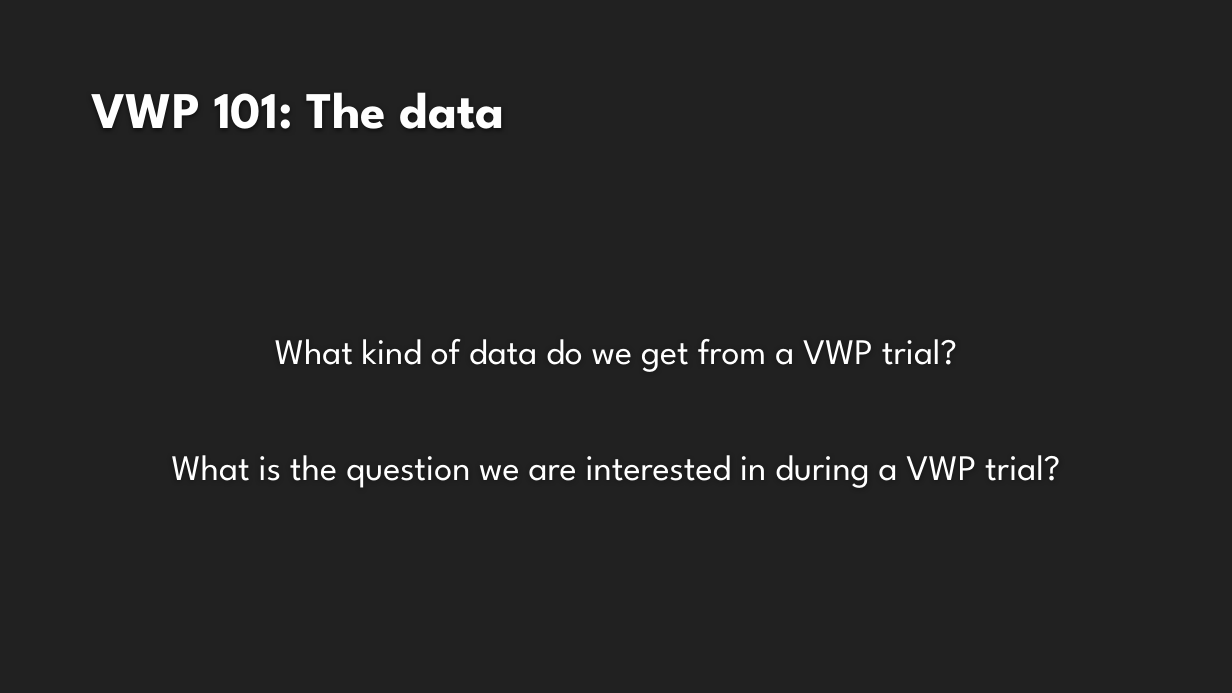
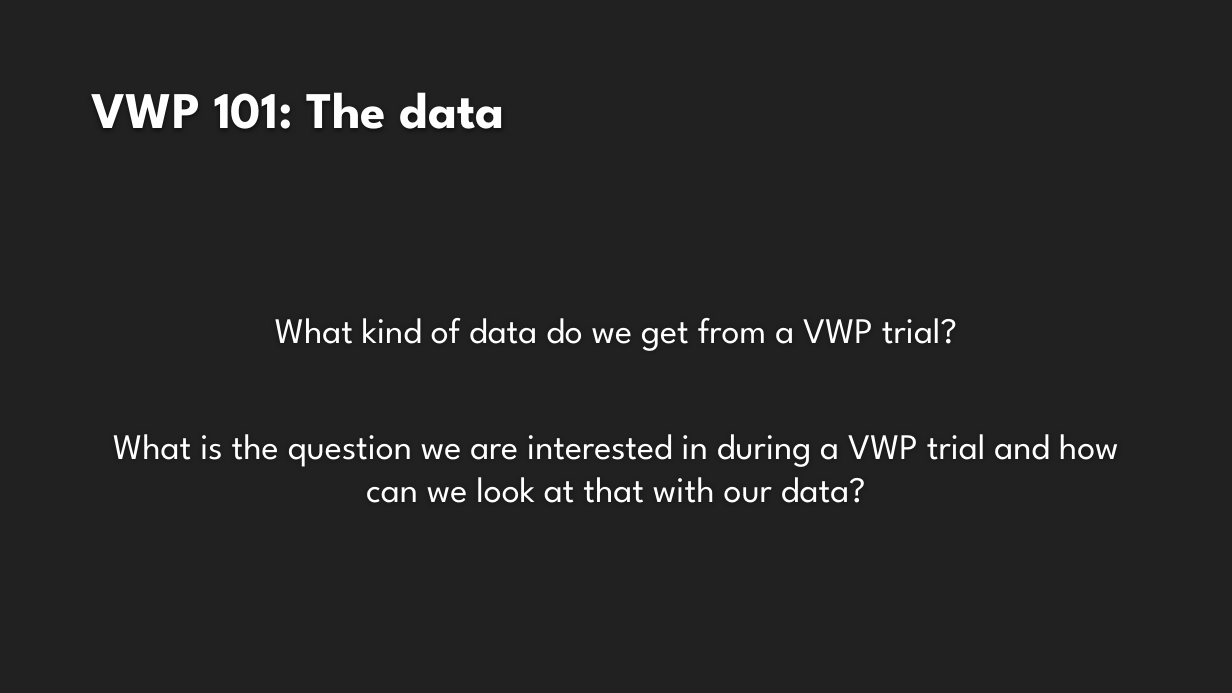
Before and after one commit to allisoct/ETLR23-24, a slide deck: slide 20 of slides/Day3.pptx (slide 17 before the commit). Drawn at 1232x693 pixels with LibreOffice and Linux fonts; fonts in the diff are those of the drawing; background and template pictures are left out. Boxes give left, top, right and bottom in pixels: in the first picture for what was removed or moved away, otherwise in the second. Text is boxed around its words. In the diff, an @@ line names an element or a change of style, - is before the commit and + after.

```diff
--- a/slides/Day3.pptx
+++ b/slides/Day3.pptx
@@ text at bbox=[113, 434, 1119, 503]: text changed @@
-What is the question we are interested in during a VWP trial?
+What is the question we are interested in during a VWP trial and how can we look at that with our data?
```
Also in this commit, not shown: 5 other slides changed, 4 slides added.
